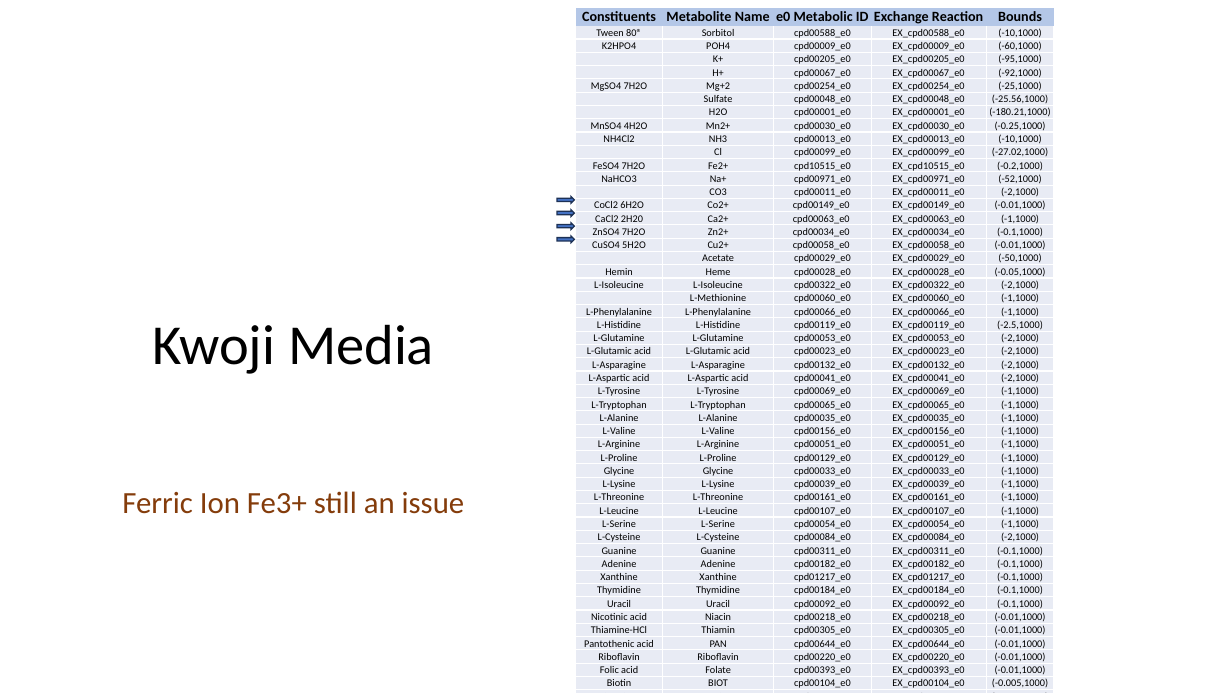
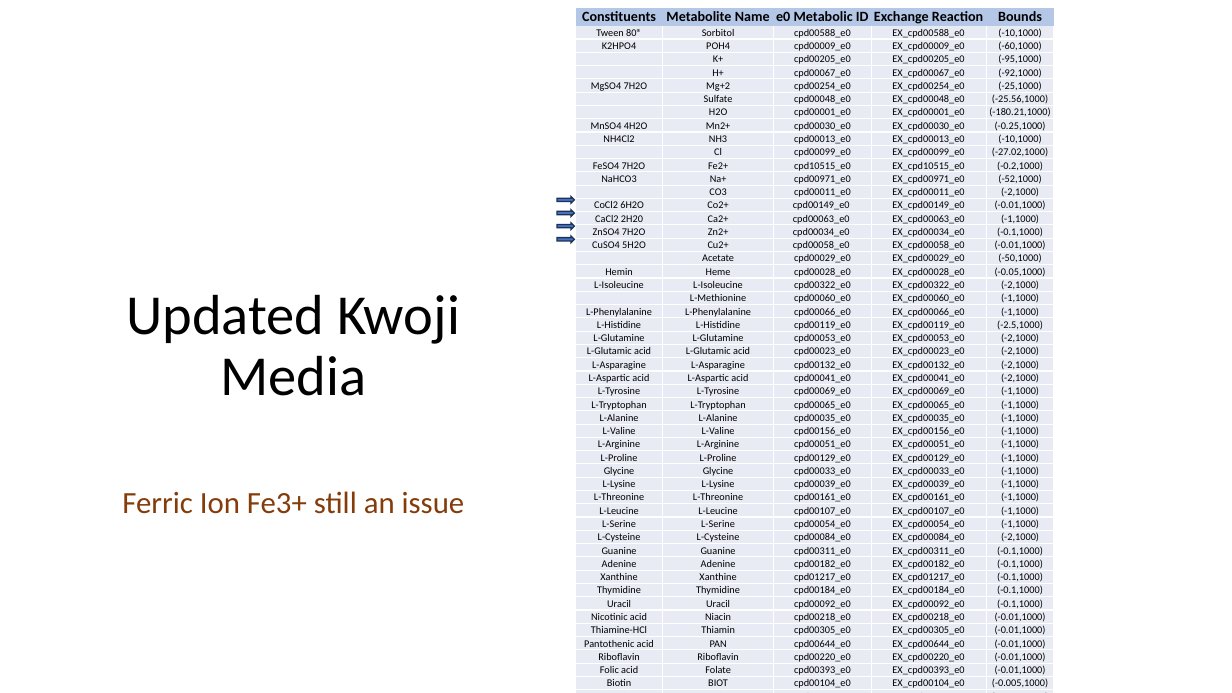
Before and after one commit to ASchatanek/lmurinus_gem, a slide deck: slide 3 of reports/data/November/15112023/15112023.pptx. Drawn at 1232x693 pixels with LibreOffice and Linux fonts; fonts in the diff are those of the drawing. Boxes give left, top, right and bottom in pixels: in the first picture for what was removed or moved away, otherwise in the second. Text is boxed around its words. In the diff, an @@ line names an element or a change of style, - is before the commit and + after.

```diff
--- a/reports/data/November/15112023/15112023.pptx
+++ b/reports/data/November/15112023/15112023.pptx
@@ title at (126, 294, 460, 396): text changed @@
-Kwoji Media
+Updated Kwoji Media
```
Also in this commit, not shown: 1 other slide changed, 3 slides added, 5 other files.
